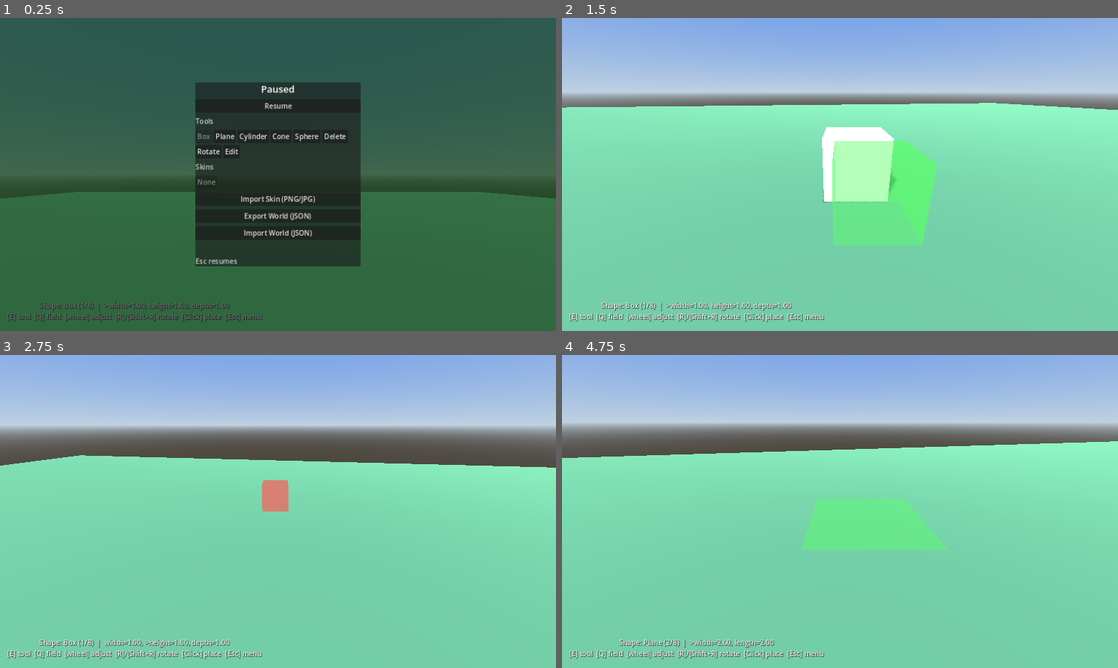
Above: before the commit, frames 1-4 (two rows, left to right).
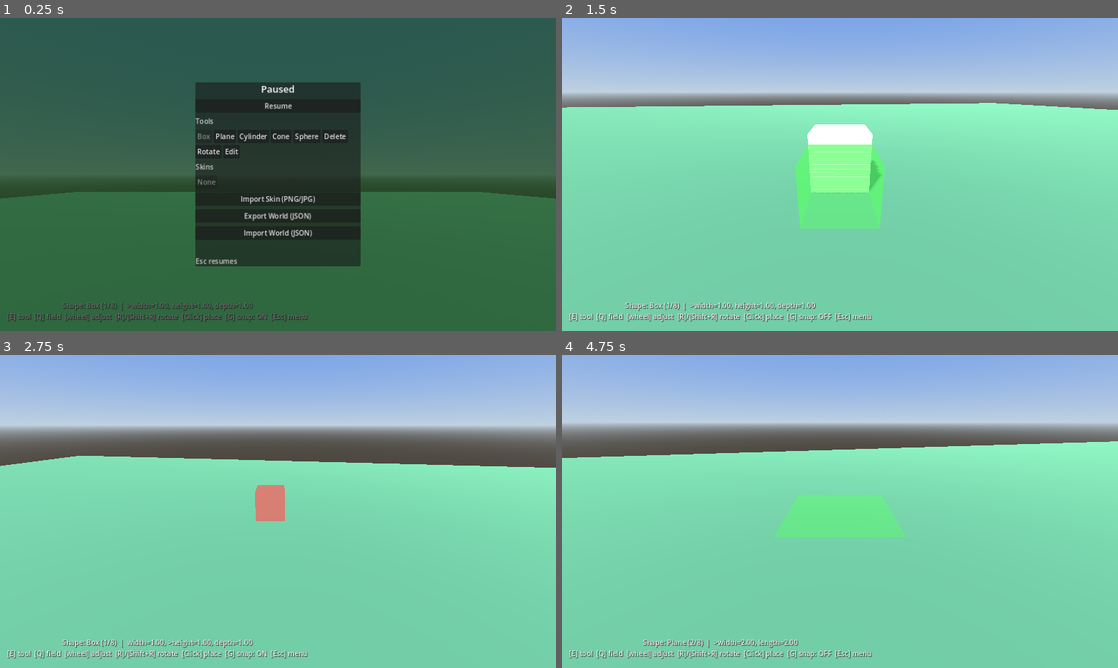
Above: after the commit, the same moments.

Repository: zenontherocks/worldmaker
Game: Godot game, scene res://scenes/Main.tscn
The game is run twice, just before and just after one commit, with the same random seed, the same clock (stepped at 60 frames per second) and the same inputs.
Inputs (mouse positions are in pixels of both pictures, inside the frame that each line leads up to):
- Up to frame 1 (0.25 s): no input
- Up to frame 2 (1.5 s): click "Resume" at 0.5 s; move the mouse to (867, 174) at 1.27 s; hold W (move_forward) from 1.28 s (still down); hold G (build_toggle_snap, bound only after the commit) from 1.28 s (still down); click (867, 174) at 1.42 s
- Up to frame 3 (2.75 s): keep holding W (move_forward); tap Space (jump) at 1.52, 2.27 s; move the mouse to (250, 511) at 2.02 s; release G (build_toggle_snap, bound only after the commit) at 2.03 s; tap Q (build_cycle_dimension) at 2.1 s; tap G (build_toggle_snap, bound only after the commit) at 2.3 s
- Up to frame 4 (4.75 s): keep holding W (move_forward); move the mouse to (851, 505) at 2.77 s; hold E (build_cycle_shape) 2.78-3.53 s; tap G (build_toggle_snap, bound only after the commit) at 3.05, 3.8, 4.55 s; move the mouse to (834, 517) at 3.52 s; tap Mouse wheel down (build_dimension_decrease) at 3.6 s; click (834, 517) at 3.67 s; tap Space (jump) at 3.77, 4.52 s; move the mouse to (878, 514) at 4.27 s; hold Mouse wheel up (build_dimension_increase) from 4.28 s (still down)

The runs differ from the first frame. In frame 1, 0.6% of the frame differs, in the area x 7-56%, y 90-98%; in frame 2, 7.6%, in the area x 7-68%, y 34-98%; in frame 3, 1.3%; in frame 4, 3.0%.

Commit message:
Add surface-aware placement snapping, gated behind one [G] toggle
Placement now sits flush against whatever face it's touching instead
of always using the same offset regardless of which face was hit
(ShapeFactory.vertical_offset -> surface_offset(shape_id, dims,
normal), picking the new object's own half-extent along whichever
world axis the hit normal is dominant in). This alone fixes box-
against-the-side-of-a-box clipping/floating.

On top of that, a pending Plane gets two smart defaults: aimed at a
wall-like surface, it auto-stands up flush against that wall facing
outward instead of lying flat; aimed at an already-placed Plane, it
snaps flush and coplanar against whichever edge of that Plane is
nearest (computed in the target's own local frame via
Node3D.to_local()/to_global(), so it works whether the target is
lying flat or already wall-mounted) -- letting Planes tile edge-to-
edge into flooring or walls instead of stacking with a gap.

All of this plus the existing grid-snap is one on/off assist now,
toggled together with a new build_toggle_snap action (G): the flush
per-axis offset itself always applies regardless (it's a correctness
fix, not an assist), but grid-snap/wall-mount/edge-tiling all turn
off together, falling back to plain facing-based placement.

_process_place_target() now caches a full result each frame
(_target_position/_target_yaw/_target_tilt, manual R/Shift+R/T/
Shift+T offsets already folded in) across all three cases instead of
just a position; _place_current() reads all three back verbatim
instead of recomputing anything, so the ghost and the final placement
can't drift apart no matter which case produced them.

Diff:
--- a/scripts/autoload/InputSetup.gd
+++ b/scripts/autoload/InputSetup.gd
@@ -20,6 +20,7 @@
 	# it never reaches gameplay input at all -- it's consumed before this.
 	"build_cycle_shape": [KEY_E],
 	"build_cycle_dimension": [KEY_Q],
+	"build_toggle_snap": [KEY_G],
 }
 
 const MOUSE_BINDINGS := {
--- a/scripts/build/BuildModeController.gd
+++ b/scripts/build/BuildModeController.gd
@@ -29,14 +29,24 @@
 signal tool_mode_changed(mode: int, slot_number: int, slot_count: int)
 signal edit_target_changed(shape_id: int, dimensions: Dictionary)
 signal edit_target_cleared
+signal snap_toggled(enabled: bool)
 
 @export var place_range: float = 8.0
 @export var rotation_step_degrees: float = 15.0
 ## Placements snap their horizontal (X/Z) position to a world-space grid of
 ## this size, so shapes line up with each other -- vertical (Y) position is
 ## deliberately left alone, since it's already determined by whatever
-## surface the raycast hit.
+## surface the raycast hit. Only applies to the plain default placement
+## case; wall-mount and Plane-edge-tile snapping (see
+## _process_place_target()) compute their own precise alignment instead.
+## All three are gated together behind snap_enabled ([G] toggles it).
 @export var grid_size: float = 1.0
+
+## [G]. Gates grid-snap, wall-mount auto-orientation, and Plane-edge
+## tiling together as one assist -- the underlying flush surface_offset()
+## (no clipping/floating) always applies regardless, since that's a
+## correctness fix rather than a snapping assist.
+var snap_enabled: bool = true
 
 @onready var ray_cast: RayCast3D = get_parent().get_node("RayCast3D")
 @onready var ghost: GhostPreview = $GhostPreview
@@ -68,7 +78,14 @@
 var _tilt_offset: float = 0.0
 
 var _has_valid_target: bool = false
+## Cached every physics frame by _process_place_target() (whichever of its
+## three cases applied, with _rotation_offset/_tilt_offset already folded
+## in), then just read back by _place_current() -- so the ghost and the
+## final placement can never drift apart, no matter which case computed
+## them.
 var _target_position: Vector3 = Vector3.ZERO
+var _target_yaw: float = 0.0
+var _target_tilt: float = 0.0
 
 var _highlighted_object: PlaceableObject = null
 var _highlighted_original_material: Material = null
@@ -103,6 +120,7 @@
 	# a HUD that isn't listening yet and shows blank until the player's
 	# first interaction.
 	call_deferred("select_slot", 0)
+	call_deferred("emit_signal", "snap_toggled", snap_enabled)
 
 
 func _make_highlight_material(color: Color) -> StandardMaterial3D:
@@ -122,19 +140,81 @@
 		_process_targeted_object()
 
 
+## Three cases, checked in priority order, each caching _target_position/
+## _target_yaw/_target_tilt for _place_current() to read back verbatim:
+## 1. Snap enabled, placing a Plane, aiming at an already-placed Plane ->
+##    edge-tile flush and coplanar against it (for flooring/walls).
+## 2. Snap enabled, placing a Plane, aiming at a wall-like surface ->
+##    auto-stand it up flush against that wall, facing outward.
+## 3. Otherwise -> the plain default: flush surface_offset() along
+##    whichever face was hit, grid-snapped (X/Z) facing-based placement.
 func _process_place_target() -> void:
 	_has_valid_target = ray_cast.is_colliding()
-	if _has_valid_target:
-		var point: Vector3 = ray_cast.get_collision_point()
-		var normal: Vector3 = ray_cast.get_collision_normal()
-		var offset := ShapeFactory.vertical_offset(current_shape_id, current_dimensions)
-		_target_position = point + normal * offset
+	if not _has_valid_target:
+		ghost.set_valid(false)
+		return
+
+	var point: Vector3 = ray_cast.get_collision_point()
+	var normal: Vector3 = ray_cast.get_collision_normal()
+	var collider := ray_cast.get_collider()
+	var is_plane := current_shape_id == ShapeDefinitions.ShapeType.PLANE
+
+	if snap_enabled and is_plane and collider is PlaceableObject and collider.shape_id == ShapeDefinitions.ShapeType.PLANE:
+		_compute_plane_edge_snap(collider, point)
+	elif snap_enabled and is_plane and absf(normal.y) < 0.5:
+		_compute_wall_mount(point, normal)
+	else:
+		_compute_default_placement(point, normal)
+
+	ghost.set_transform_data(_target_position, _target_yaw, _target_tilt)
+	ghost.set_valid(true)
+
+
+func _compute_default_placement(point: Vector3, normal: Vector3) -> void:
+	var offset := ShapeFactory.surface_offset(current_shape_id, current_dimensions, normal)
+	_target_position = point + normal * offset
+	if snap_enabled:
 		_target_position.x = snappedf(_target_position.x, grid_size)
 		_target_position.z = snappedf(_target_position.z, grid_size)
-		ghost.set_transform_data(_target_position, _current_facing_y() + _rotation_offset, _current_tilt())
-		ghost.set_valid(true)
+	_target_yaw = _current_facing_y() + _rotation_offset
+	_target_tilt = _current_tilt()
+
+
+## Auto-orients a pending Plane flush against a wall-like surface (hit
+## normal more horizontal than vertical) instead of defaulting to lying
+## flat -- R/Shift+R and T/Shift+T still nudge further on top of this.
+func _compute_wall_mount(point: Vector3, normal: Vector3) -> void:
+	var offset := ShapeFactory.surface_offset(current_shape_id, current_dimensions, normal)
+	_target_position = point + normal * offset
+	_target_yaw = atan2(normal.x, normal.z) + _rotation_offset
+	_target_tilt = PI * 0.5 + _tilt_offset
+
+
+## Snaps a pending Plane flush and coplanar against whichever edge of an
+## already-placed target Plane the raycast landed nearest, so Planes tile
+## edge-to-edge into flooring or walls instead of stacking with a gap.
+## Works entirely in the target's own local frame, so it honors however
+## that target is currently oriented (flat, wall-mounted, anything the
+## Rotate tool left it at) without needing to special-case any of that.
+func _compute_plane_edge_snap(target: PlaceableObject, hit_point: Vector3) -> void:
+	var half_width: float = current_dimensions.get("width", 2.0) * 0.5
+	var half_length: float = current_dimensions.get("length", 2.0) * 0.5
+	var target_half_width: float = target.dimensions.get("width", 2.0) * 0.5
+	var target_half_length: float = target.dimensions.get("length", 2.0) * 0.5
+
+	var local_hit: Vector3 = target.to_local(hit_point)
+	var x_ratio := absf(local_hit.x) / target_half_width if target_half_width > 0.0 else 0.0
+	var z_ratio := absf(local_hit.z) / target_half_length if target_half_length > 0.0 else 0.0
+
+	var local_offset := Vector3.ZERO
+	if x_ratio >= z_ratio:
+		local_offset.x = signf(local_hit.x) * (target_half_width + half_width)
 	else:
-		ghost.set_valid(false)
+		local_offset.z = signf(local_hit.z) * (target_half_length + half_length)
+
+	_target_position = target.to_global(local_offset)
+	_target_yaw = target.rotation.y + _rotation_offset
+	_target_tilt = target.rotation.x + _tilt_offset
 
 
 func _process_targeted_object() -> void:
@@ -206,6 +286,9 @@
 		_tilt(-rotation_step_degrees)
 	elif event.is_action_pressed("build_place"):
 		_confirm()
+	elif event.is_action_pressed("build_toggle_snap"):
+		snap_enabled = not snap_enabled
+		snap_toggled.emit(snap_enabled)
 
 
 func _can_edit_dimensions() -> bool:
@@ -332,8 +415,8 @@
 	var material := ghost.build_material_for_placement()
 	var instance := ShapeFactory.create_instance(current_shape_id, current_dimensions, material)
 	instance.position = _target_position
-	instance.rotation.y = _current_facing_y() + _rotation_offset
-	instance.rotation.x = _current_tilt()
+	instance.rotation.y = _target_yaw
+	instance.rotation.x = _target_tilt
 	instance.skin_key = active_skin_key
 	instance.object_id = GameManager.get_next_id()
 
--- a/scripts/build/ShapeFactory.gd
+++ b/scripts/build/ShapeFactory.gd
@@ -75,16 +75,29 @@
 	return BoxShape3D.new()
 
 
-## Vertical distance from a surface hit point to where the shape's origin
-## should sit so it rests on top of the surface instead of clipping into it.
-static func vertical_offset(shape_id: int, dims: Dictionary) -> float:
+## Distance from a hit surface point (along its normal) to where the
+## shape's origin should sit so it rests flush against that surface instead
+## of clipping into it or floating above it -- whichever world axis the
+## normal is dominant in picks the shape's half-extent along that same
+## axis, so this stays correct whether the hit face is a floor, a ceiling,
+## or the side of another object (not just "up", despite the old name).
+static func surface_offset(shape_id: int, dims: Dictionary, normal: Vector3) -> float:
+	var abs_normal := normal.abs()
 	match shape_id:
 		ShapeType.BOX:
-			return dims.get("height", 1.0) * 0.5
+			if abs_normal.x >= abs_normal.y and abs_normal.x >= abs_normal.z:
+				return dims.get("width", 1.0) * 0.5
+			elif abs_normal.z >= abs_normal.y:
+				return dims.get("depth", 1.0) * 0.5
+			else:
+				return dims.get("height", 1.0) * 0.5
 		ShapeType.PLANE:
 			return 0.01
 		ShapeType.CYLINDER, ShapeType.CONE:
-			return dims.get("height", 1.0) * 0.5
+			if abs_normal.y >= abs_normal.x and abs_normal.y >= abs_normal.z:
+				return dims.get("height", 1.0) * 0.5
+			else:
+				return dims.get("radius", 0.5)
 		ShapeType.SPHERE:
 			return dims.get("diameter", 1.0) * 0.5
 	return 0.0
--- a/scripts/core/Main.gd
+++ b/scripts/core/Main.gd
@@ -22,5 +22,6 @@
 	build_controller.tool_mode_changed.connect(_ui.build_hud.on_tool_mode_changed)
 	build_controller.edit_target_changed.connect(_ui.build_hud.on_edit_target_changed)
 	build_controller.edit_target_cleared.connect(_ui.build_hud.on_edit_target_cleared)
+	build_controller.snap_toggled.connect(_ui.build_hud.on_snap_toggled)
 
 	_ui.pause_menu.set_build_controller(build_controller)
--- a/scripts/ui/BuildHUD.gd
+++ b/scripts/ui/BuildHUD.gd
@@ -3,13 +3,12 @@
 ## Always-on-screen build status readout (bottom of screen): current tool
 ## (a shape to place, or the Delete/Rotate/Edit tool), live dimension
 ## values with the scroll-adjustable field marked, and a control reminder.
-## The whole
-## game is build mode (no separate enter/exit toggle), so this always shows
-## live status once the first tool_mode_changed signal arrives. Built
-## procedurally because the set of dimension fields differs per shape and is
-## driven entirely by ShapeDefinitions. Purely a signal listener --
-## BuildModeController never references it directly, Main.gd wires the
-## connection.
+## The whole game is build mode (no separate enter/exit toggle), so this
+## always shows live status once the first tool_mode_changed signal
+## arrives. Built procedurally because the set of dimension fields differs
+## per shape and is driven entirely by ShapeDefinitions. Purely a signal
+## listener -- BuildModeController never references it directly, Main.gd
+## wires the connection.
 
 var _label: Label
 
@@ -27,6 +26,10 @@
 ## a pending placement and a locked edit target.
 var _editing: bool = false
 var _edit_shape_name: String = ""
+
+## [G]: grid-snap, wall auto-orient, and Plane-edge tiling all together --
+## only shown on the Place line, since the other tools don't place anything.
+var _snap_enabled: bool = true
 
 
 func _ready() -> void:
@@ -85,6 +88,11 @@
 	_refresh()
 
 
+func on_snap_toggled(enabled: bool) -> void:
+	_snap_enabled = enabled
+	_refresh()
+
+
 func _refresh() -> void:
 	match _tool_mode:
 		BuildModeController.ToolMode.DELETE:
@@ -121,5 +129,6 @@
 			_label.text = (
 				"Shape: %s (%d/%d)  |  %s\n"
 				% [_shape_name, _slot_number, _slot_count, ", ".join(parts)]
-				+ "[E] tool  [Q] field  [wheel] adjust  [R]/[Shift+R] rotate  [Click] place  [Esc] menu"
+				+ "[E] tool  [Q] field  [wheel] adjust  [R]/[Shift+R] rotate  [Click] place  "
+				+ "[G] snap: %s  [Esc] menu" % ("ON" if _snap_enabled else "OFF")
 			)
Not shown, changed: README.md
